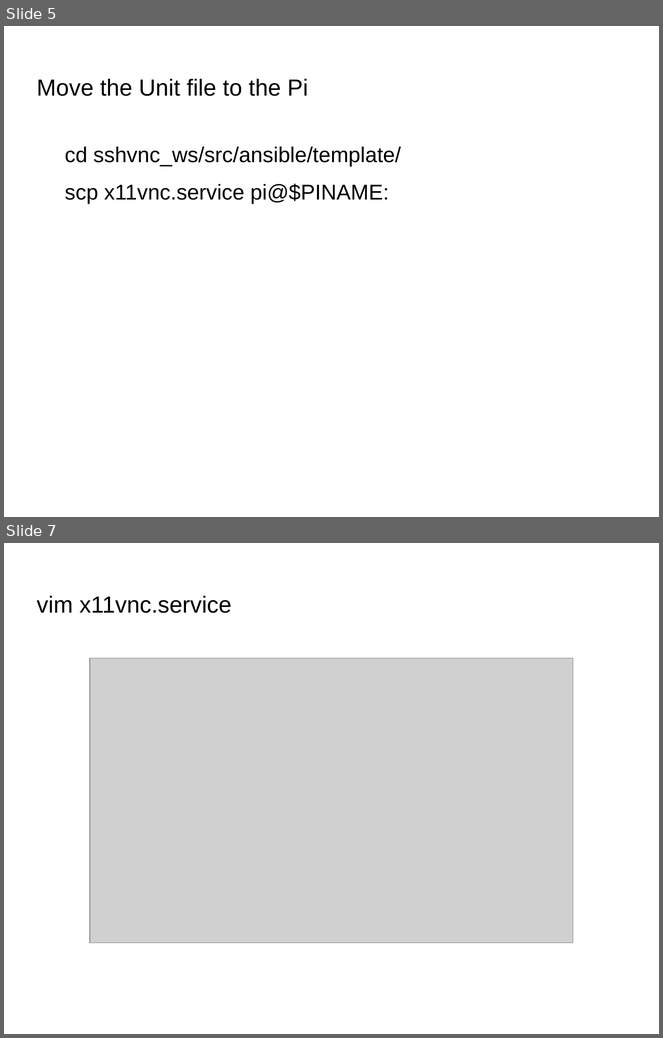
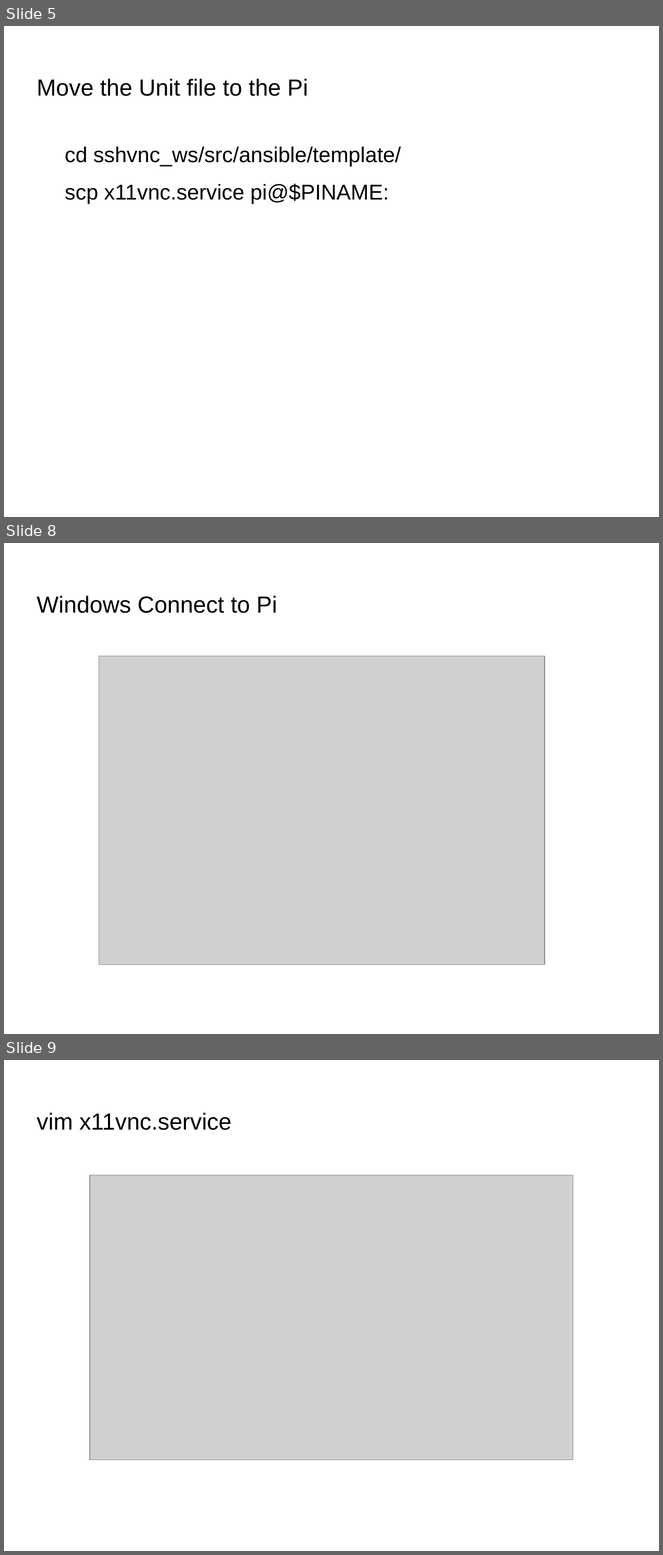
Before and after one commit to Oflameo/sshvnc_ws, a slide deck: doc/sshvnc.odp. Shown one above the other, each under a label of ours: slides 5 and 7 before the commit, slides 5, 8 and 9 after it; the slides between them are not shown. The pictures are 663x1038 and 663x1555 pixels, drawn with LibreOffice and Linux fonts; fonts in the diff are those of the drawing; grey boxes stand for pictures; background and template pictures are left out. Boxes give left, top, right and bottom in pixels: in the first picture for what was removed or moved away, otherwise in the second. Text is boxed around its words. In the diff, an @@ line names an element or a change of style, - is before the commit and + after.

```diff
--- a/doc/sshvnc.odp
+++ b/doc/sshvnc.odp
@@ slide 8 added at [4,543,659,1034], background picture (left out) @@
@@ title added at [37,596,278,613], 28.2 pt, text #000000 @@
+Windows Connect to Pi
@@ picture added at [99,656,545,965] @@
@@ what was slide 7 is now slide 9 @@
```
Also in this commit, not shown: 4 slides changed, 6 other slides added, 5 other files.
